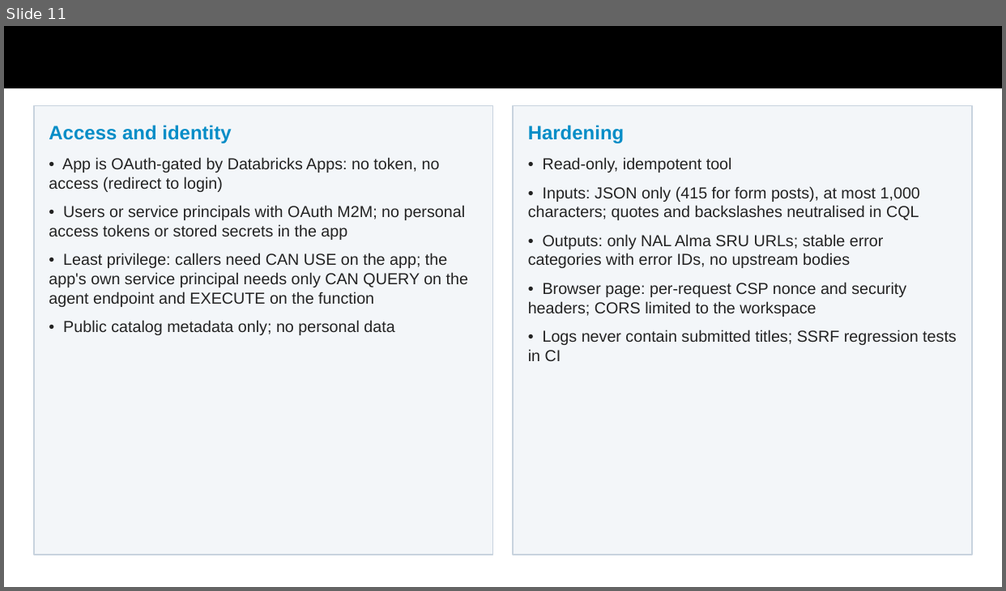
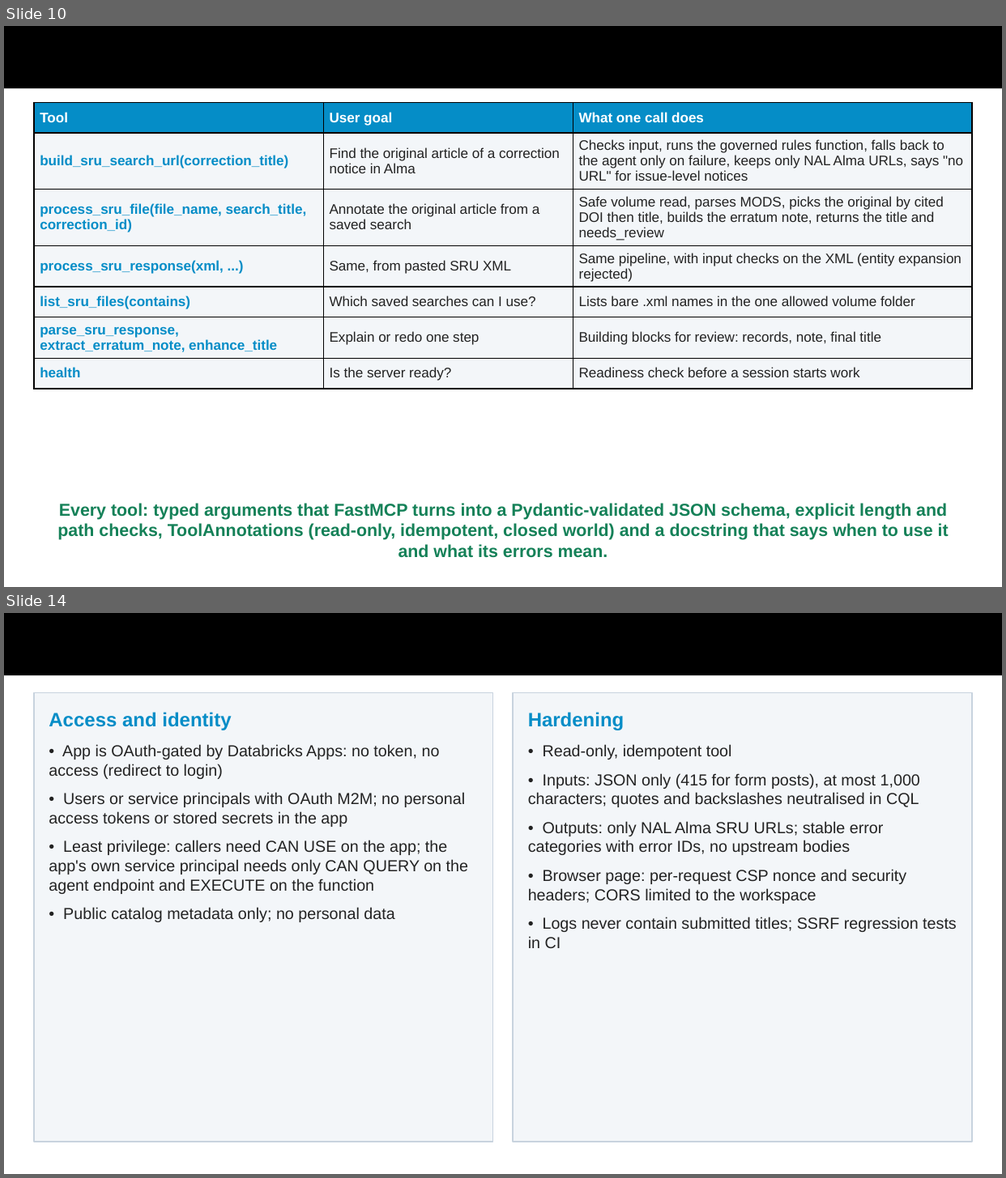
Before and after one commit to AmandaZXu-USDA/mcp-hackathon-demo-sru, a slide deck: submission/GSA-MCP-Hackathon-mcp-sru-syntax.pptx. Shown one above the other, each under a label of ours: slide 11 before the commit, slides 10 and 14 after it; the slides between them are not shown. The pictures are 1006x591 and 1006x1178 pixels, drawn with LibreOffice and Linux fonts; fonts in the diff are those of the drawing. Boxes give left, top, right and bottom in pixels: in the first picture for what was removed or moved away, otherwise in the second. Text is boxed around its words. In the diff, an @@ line names an element or a change of style, - is before the commit and + after.

Commit message:
Presentation refined to the judging criteria: 20 slides with a criteria map, code organization and agent-goal tool design slides, eight-layer evaluation setup, current numbers (157 + 75 tests, 142/142, 41/41) and the two-app Playground demo

```diff
--- a/submission/GSA-MCP-Hackathon-mcp-sru-syntax.pptx
+++ b/submission/GSA-MCP-Hackathon-mcp-sru-syntax.pptx
@@ slide 10 added at [4,26,1002,587], background #FFFFFF @@
@@ title added at [4,26,1002,89], fill #000000 @@
@@ table added at [34,103,972,522], 7 rows, 3 columns @@
+Tool | User goal | What one call does
+build_sru_search_url(correction_title) | Find the original article of a correction notice in Alma | Checks input, runs the governed rules function, falls back to the agent only on failure, keeps only NAL Alma URLs, says "no URL" for issue-level notices
+process_sru_file(file_name, search_title, correction_id) | Annotate the original article from a saved search | Safe volume read, parses MODS, picks the original by cited DOI then title, builds the erratum note, returns the title and needs_review
+process_sru_response(xml, ...) | Same, from pasted SRU XML | Same pipeline, with input checks on the XML (entity expansion rejected)
+list_sru_files(contains) | Which saved searches can I use? | Lists bare .xml names in the one allowed volume folder
+parse_sru_response, extract_erratum_note, enhance_title | Explain or redo one step | Building blocks for review: records, note, final title
+health | Is the server ready? | Readiness check before a session starts work
@@ text added at [57,503,948,558], 12.5 pt, text #158158, bold @@
+Every tool: typed arguments that FastMCP turns into a Pydantic-validated JSON schema, explicit length and path checks, ToolAnnotations (read-only, idempotent, closed world) and a docstring that says when to use it and what its errors mean.
@@ what was slide 11 is now slide 14 @@
```
Also in this commit, not shown: 7 slides changed, 2 other slides added, 1 other file.
